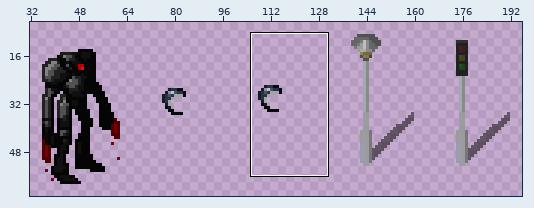
Sprite sheet, stored at gfx/ChibiUltica/incomplete_tall.png. The first picture is a wide view before the edit; the outline marks the close-up.
Close-up. The starting point:
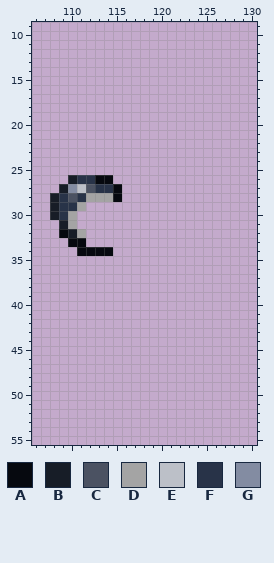
The file is 512x64 pixels. Pixels under 10% opacity are left out. Colours within 5 levels of each other are drawn and written as one. Shown: x 106..130, y 9..55. The wide view leaves out empty margins. The commit also changed other parts of the picture, which this record leaves out.
Palette (. is transparent): A #06090f  B #171d27  C #4b5262  D #a4a4a4  E #bcc0c8  F #283348  G #838ca2
Pixels before, first column x 108:
26 ..BFFAA.
27 .BGECFFA
28 BFCFDDDA
29 BFFD....
30 BFD.....
31 .BD.....
32 .ABD....
33 ..AA....
34 ...AAAA.
Once edited:
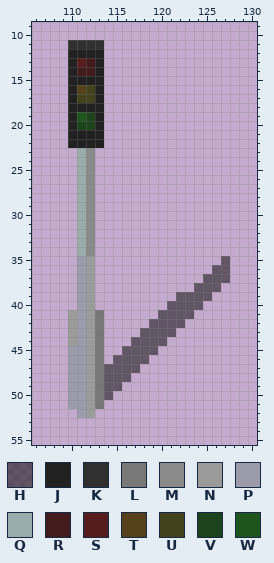
Colours new in this view: H #00000080  J #212121  K #303030  L #787878  M #8a8a8a  N #9b9b9b  P #9b9bac  Q #9bacac  R #421c1c  S #551d1d  T #55421d  U #42421c  V #1d431d  W #1d551d
Edits made:
{"y":11,"x":110,"old":"....","new":"KKKK"}
{"y":12,"x":110,"old":"....","new":"JJJJ"}
{"y":13,"x":110,"old":"....","new":"JSRJ"}
{"y":14,"x":110,"old":"....","new":"JRRJ"}
{"y":15,"x":110,"old":"....","new":"JJJJ"}
{"y":16,"x":110,"old":"....","new":"JTUJ"}
{"y":17,"x":110,"old":"....","new":"JUUJ"}
{"y":18,"x":110,"old":"....","new":"JJJJ"}
{"y":19,"x":110,"old":"....","new":"JWVJ"}
{"y":20,"x":110,"old":"....","new":"JVVJ"}
{"y":21,"x":110,"old":"....","new":"JJJJ"}
{"y":22,"x":110,"old":"....","new":"JJJJ"}
{"y":23,"x":111,"old":"..","new":"QM"}
{"y":24,"x":111,"old":"..","new":"QM"}
{"y":25,"x":111,"old":"..","new":"QM"}
{"y":26,"x":110,"old":"BFFAA","new":".QM.."}
{"y":27,"x":109,"old":"BGECFFA","new":"..QM..."}
{"y":28,"x":108,"old":"BFCFDDDA","new":"...QM..."}
{"y":29,"x":108,"old":"BFFD.","new":"...QM"}
{"y":30,"x":108,"old":"BFD..","new":"...QM"}
{"y":31,"x":109,"old":"BD..","new":"..QM"}
{"y":32,"x":109,"old":"ABD.","new":"..QM"}
{"y":33,"x":110,"old":"AA.","new":".QM"}
{"y":34,"x":111,"old":"AAAA","new":"QM.."}
{"y":35,"x":111,"old":"..","new":"PN"}
{"y":35,"x":127,"old":".","new":"H"}
{"y":36,"x":111,"old":"..","new":"PN"}
{"y":36,"x":126,"old":"..","new":"HH"}
{"y":37,"x":111,"old":"..","new":"PN"}
{"y":37,"x":125,"old":"...","new":"HHH"}
{"y":38,"x":111,"old":"..","new":"PN"}
{"y":38,"x":124,"old":"...","new":"HHH"}
{"y":39,"x":111,"old":"..","new":"PN"}
{"y":39,"x":122,"old":"....","new":"HHHH"}
{"y":40,"x":111,"old":"..","new":"PN"}
{"y":40,"x":121,"old":"....","new":"HHHH"}
{"y":41,"x":110,"old":"....","new":"NPNL"}
{"y":41,"x":120,"old":"....","new":"HHHH"}
{"y":42,"x":110,"old":"....","new":"NPNL"}
{"y":42,"x":119,"old":"....","new":"HHHH"}
{"y":43,"x":110,"old":"....","new":"NPNL"}
{"y":43,"x":118,"old":"....","new":"HHHH"}
{"y":44,"x":110,"old":"....","new":"NPNL"}
{"y":44,"x":117,"old":"....","new":"HHHH"}
{"y":45,"x":110,"old":"....","new":"PPNL"}
{"y":45,"x":116,"old":"....","new":"HHHH"}
{"y":46,"x":110,"old":"....","new":"PPNL"}
{"y":46,"x":115,"old":"....","new":"HHHH"}
{"y":47,"x":110,"old":"........","new":"PPNLHHHH"}
{"y":48,"x":110,"old":".......","new":"PPNLHHH"}
{"y":49,"x":110,"old":"......","new":"PPNLHH"}
{"y":50,"x":110,"old":".....","new":"PPNLH"}
{"y":51,"x":110,"old":"....","new":"PPNL"}
{"y":52,"x":111,"old":"..","new":"PN"}
